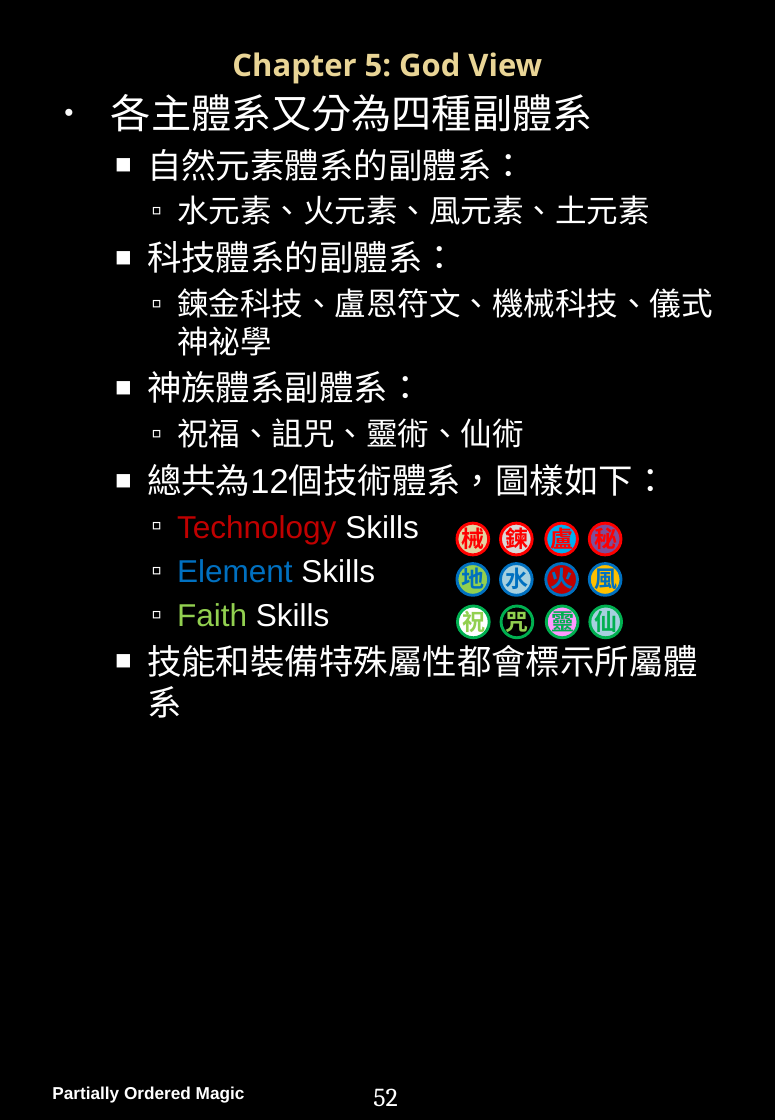
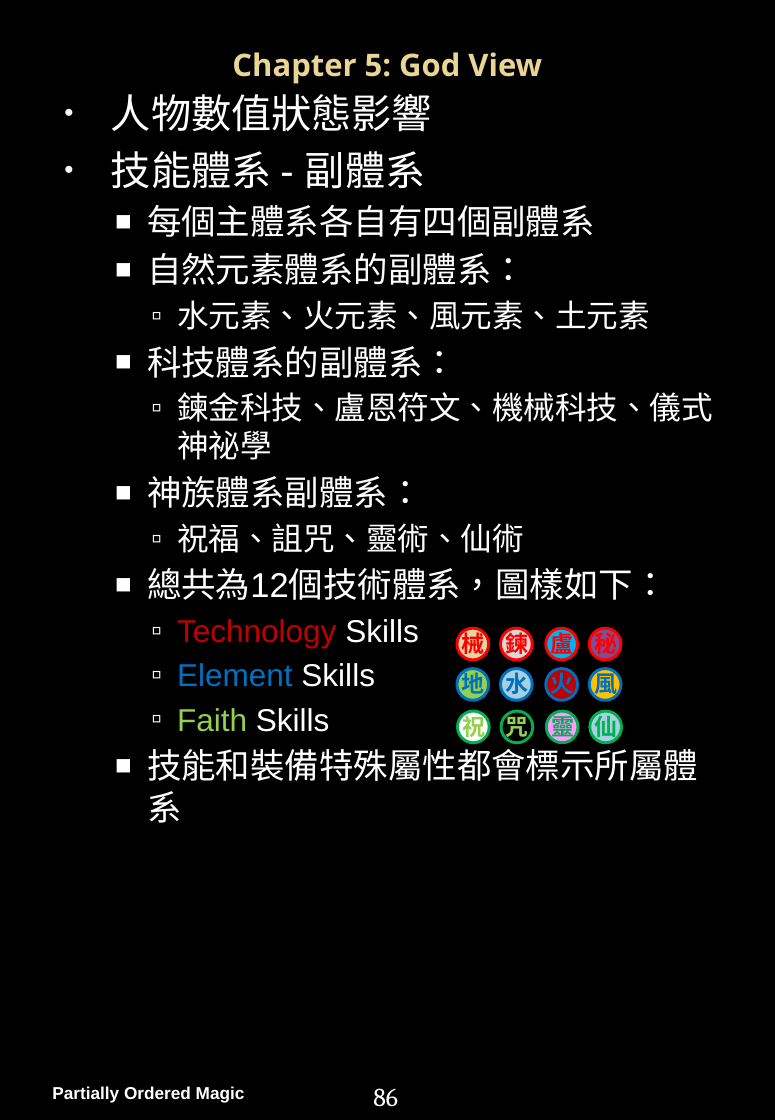
Before and after one commit to PartiallyOrderedMagic/PartiallyOrderedMagic.github.io, a slide deck: slide 87 of MyGame/Partially Ordered Magic Handbook.pptx (slide 53 before the commit). Drawn at 775x1120 pixels with LibreOffice and Linux fonts; fonts in the diff are those of the drawing; background and template pictures are left out. Boxes give left, top, right and bottom in pixels: in the first picture for what was removed or moved away, otherwise in the second. Text is boxed around its words. In the diff, an @@ line names an element or a change of style, - is before the commit and + after.

```diff
--- a/MyGame/Partially Ordered Magic Handbook.pptx
+++ b/MyGame/Partially Ordered Magic Handbook.pptx
@@ text at (111,94,595,237): text changed @@
-• 各主體系又分為四種副體系
+• 人物數值狀態影響
+• 技能體系 - 副體系
+  ■ 每個主體系各自有四個副體系
@@ 12 texts, 12 ellipses: place and size @@
-12 texts, 12 ellipses at (457,523,622,638)
+12 texts, 12 ellipses at (457,628,622,743)
@@ page number at (373,1088,398,1107): text changed @@
-52
+86
```
Also in this commit, not shown: 15 other slides changed, 35 slides added, 2 slides removed, 3 other files.
